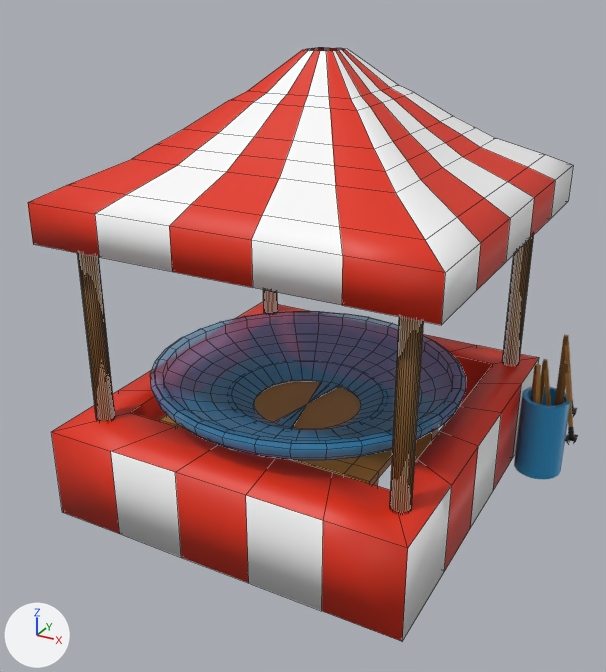
The FBX model Assets/Prefab/JuegoPatosEstructura.fbx: old version first, new version second.
Rendered twice from a 50 mm camera at (3.25, -6.27, 4.03) aimed at (0.02, -0.41, 1.1). Every picture has the same lights, and +X, +Y and +Z are marked at lower left. Mesh edges are drawn as thin lines on the coarser meshes. Where no turn or scale is listed for an object, it has been applied to the vertices. Vertices at the same position are counted once.
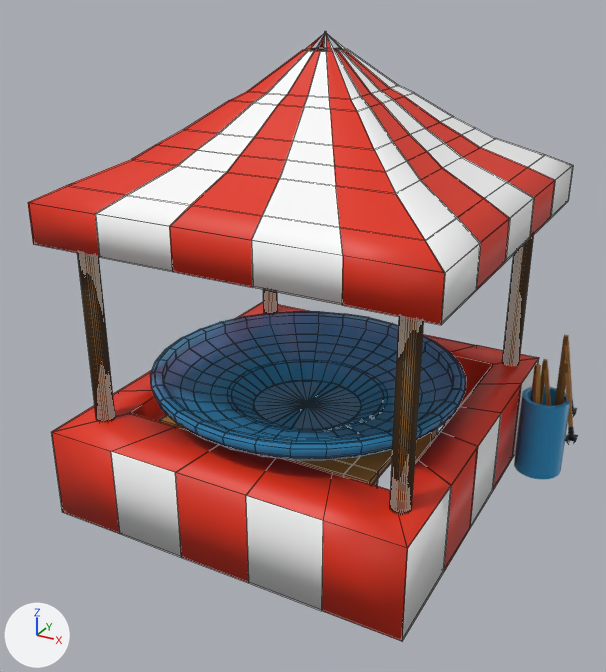
Where the newer file only moved an object's origin or applied its transform, the numbers keep the older frame.

Pixel boxes [x1, y1, x2, y2] of what changed, in the pictures (606 x 672 px):
'Cube.003', reshaped
    before: [28, 47, 573, 641]
    after: [28, 32, 573, 641]
part 1 of me_cube_005, added (blue)
    after: [254, 380, 360, 429]
part 2 of me_cube_005, added
    after: [305, 32, 345, 51]

The change in detail:
me_cube_005 is used by ob_cube_003; location (0.0, 0.0, 0.0).
me_cube_005 had 1163 vertices, 994 faces and spanned x -1.7..1.7, y -1.85..1.7, z -0.54..3.57.
me_cube_005 now has 2395 vertices, 2136 faces and spans x -1.7..1.7, y -1.85..1.7, z -0.54..3.57.
me_cube_005 part 1: 640 vertices added at x -1.4..1.4, y -1.64..1.07, z 0.35..0.73.
me_cube_005 part 2: 208 vertices added at x -1.7..1.7, y -1.7..1.7, z 2.03..3.56.
